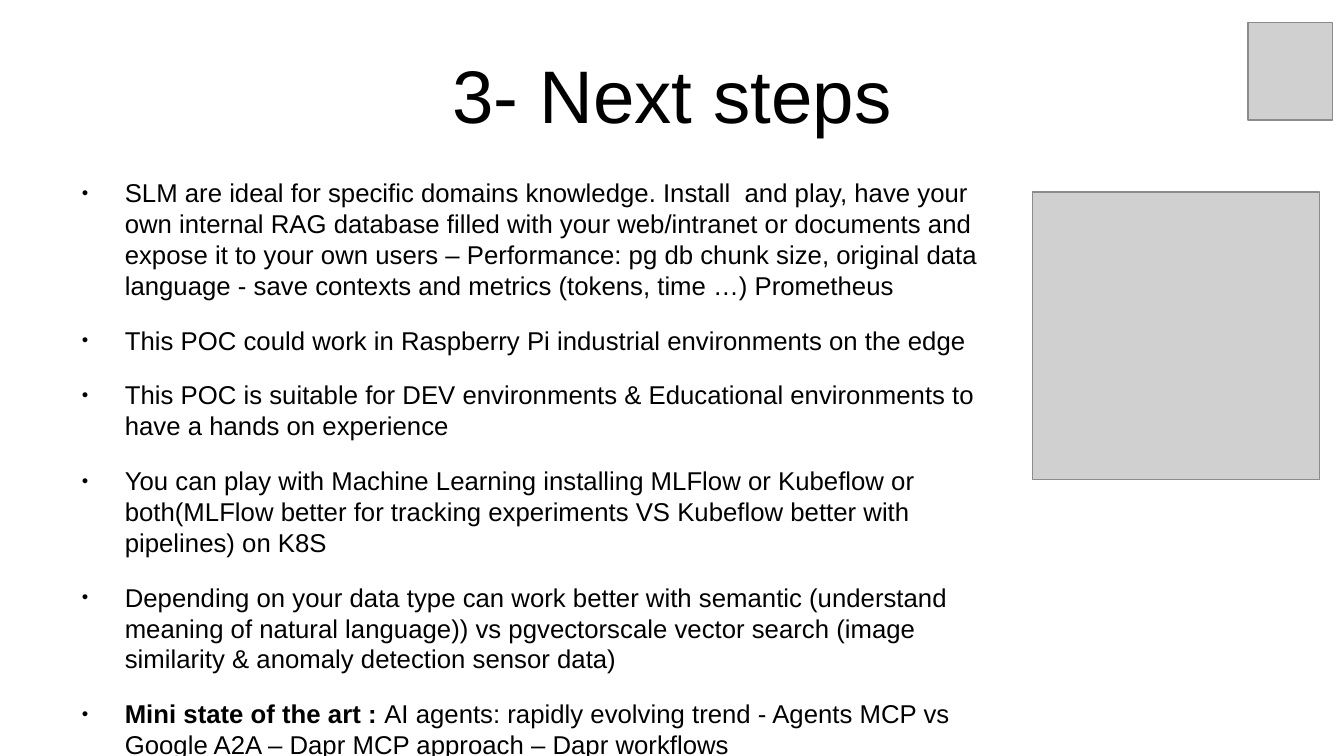
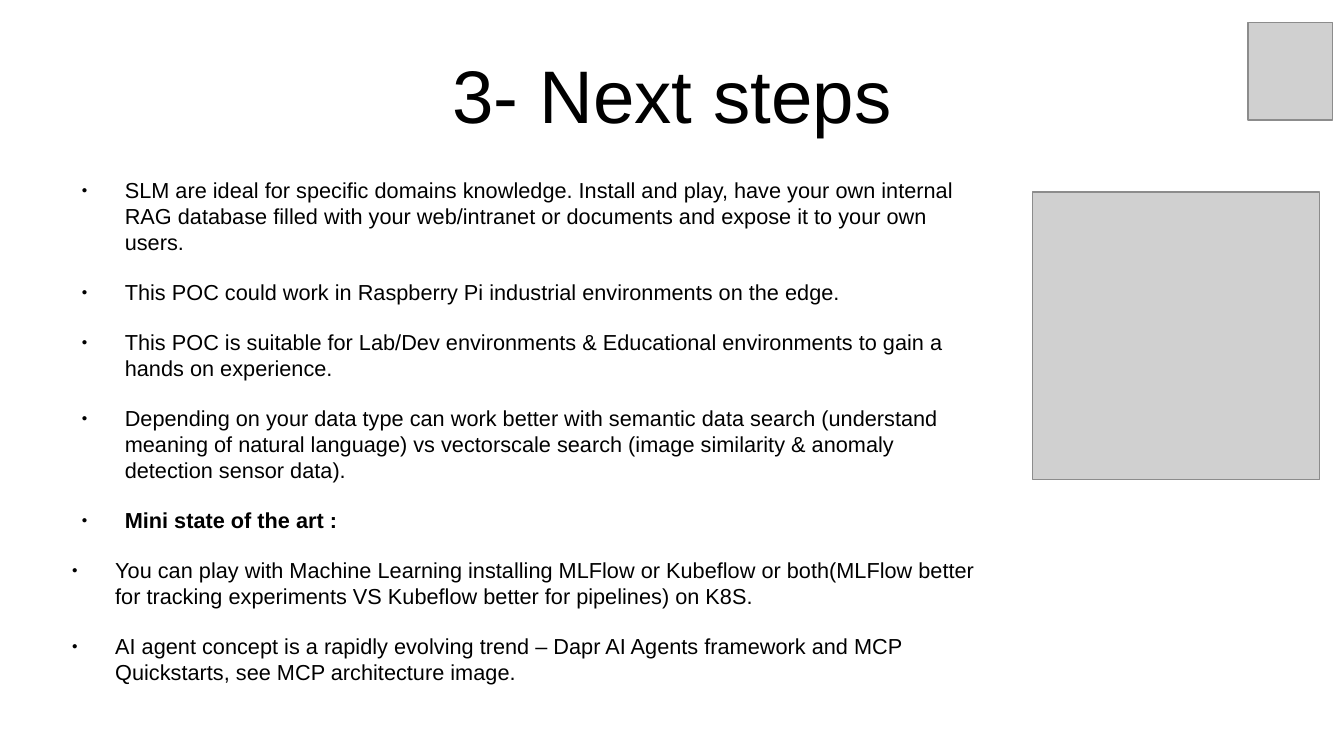
Before and after one commit to inigokintana/homelab-2-prod-ai-golden-path, a slide deck: slide 7 of docs/Presentation-homelab-2-prod-ai-golden-path.odp. Drawn at 1344x756 pixels with LibreOffice and Linux fonts; fonts in the diff are those of the drawing; grey boxes stand for pictures. Boxes give left, top, right and bottom in pixels: in the first picture for what was removed or moved away, otherwise in the second. Text is boxed around its words. In the diff, an @@ line names an element or a change of style, - is before the commit and + after.

```diff
--- a/docs/Presentation-homelab-2-prod-ai-golden-path.odp
+++ b/docs/Presentation-homelab-2-prod-ai-golden-path.odp
@@ text at (x1=115, y1=182, x2=974, y2=685): text changed; size 15.2 to 12.8 pt @@
-● SLM are ideal for specific domains knowledge. Install and play, have your own internal RAG database filled with your web/intranet or documents and expose it to your own users – Performance: pg db chunk size, original data language - save contexts and metrics (tokens, time …) Prometheus
-● This POC could work in Raspberry Pi industrial environments on the edge
-● This POC is suitable for DEV environments & Educational environments to have a hands on experience
-● You can play with Machine Learning installing MLFlow or Kubeflow or both(MLFlow better for tracking experiments VS Kubeflow better with pipelines) on K8S
-● Depending on your data type can work better with semantic (understand meaning of natural language)) vs pgvectorscale vector search (image similarity & anomaly detection sensor data)
-● Mini state of the art : AI agents: rapidly evolving trend - Agents MCP vs Google A2A – Dapr MCP approach – Dapr workflows
+● SLM are ideal for specific domains knowledge. Install and play, have your own internal RAG database filled with your web/intranet or documents and expose it to your own users.
+● This POC could work in Raspberry Pi industrial environments on the edge.
+● This POC is suitable for Lab/Dev environments & Educational environments to gain a hands on experience.
+● Depending on your data type can work better with semantic data search (understand meaning of natural language) vs vectorscale search (image similarity & anomaly detection sensor data).
+● Mini state of the art :
+● You can play with Machine Learning installing MLFlow or Kubeflow or both(MLFlow better for tracking experiments VS Kubeflow better for pipelines) on K8S.
+● AI agent concept is a rapidly evolving trend – Dapr AI Agents framework and MCP Quickstarts, see MCP architecture image.
```
Also in this commit, not shown: 8 other slides changed, 8 other files.
